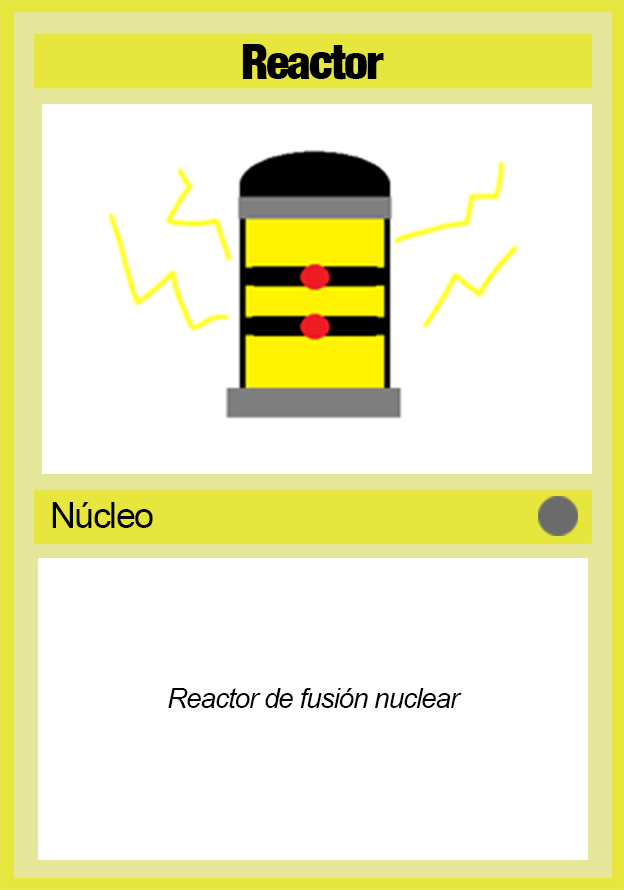
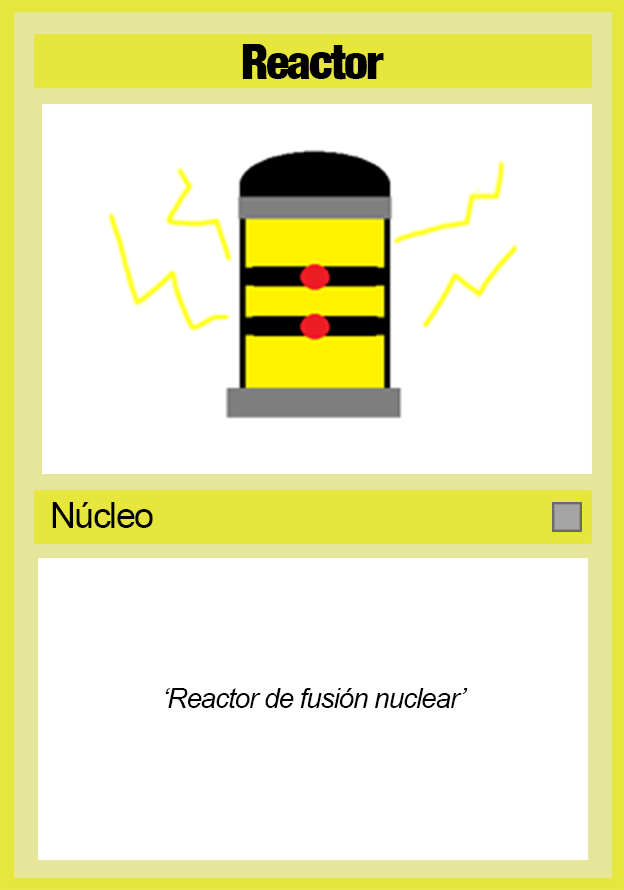
Layered file, before and after one edit (624x890). Changes by layer:
renamed "Reactor de fusión nuclear" to "‘Reactor de fusión nuclear’", painted on it over box(165, 688, 468, 708)
painted on "Rareza" over box(538, 496, 582, 536)
